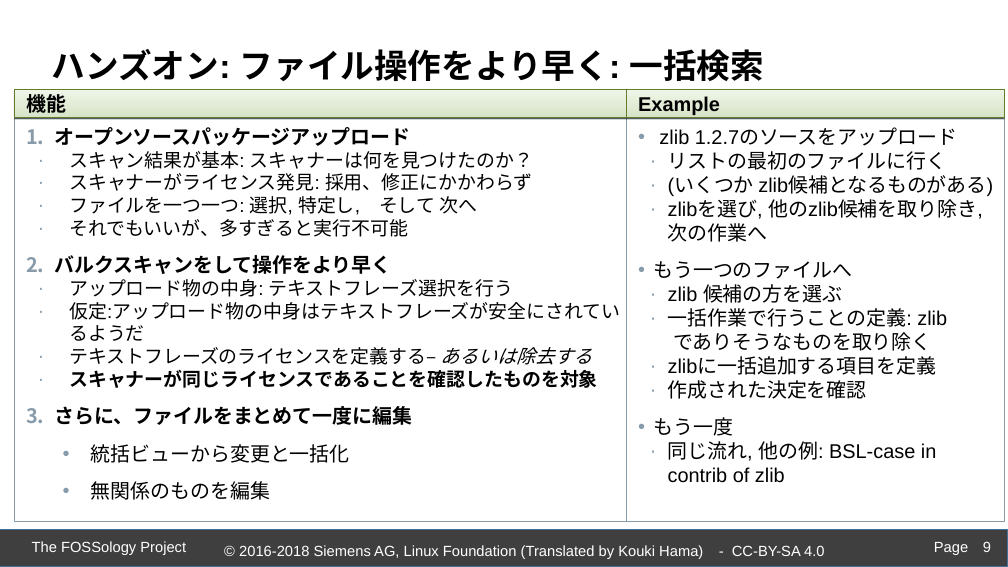
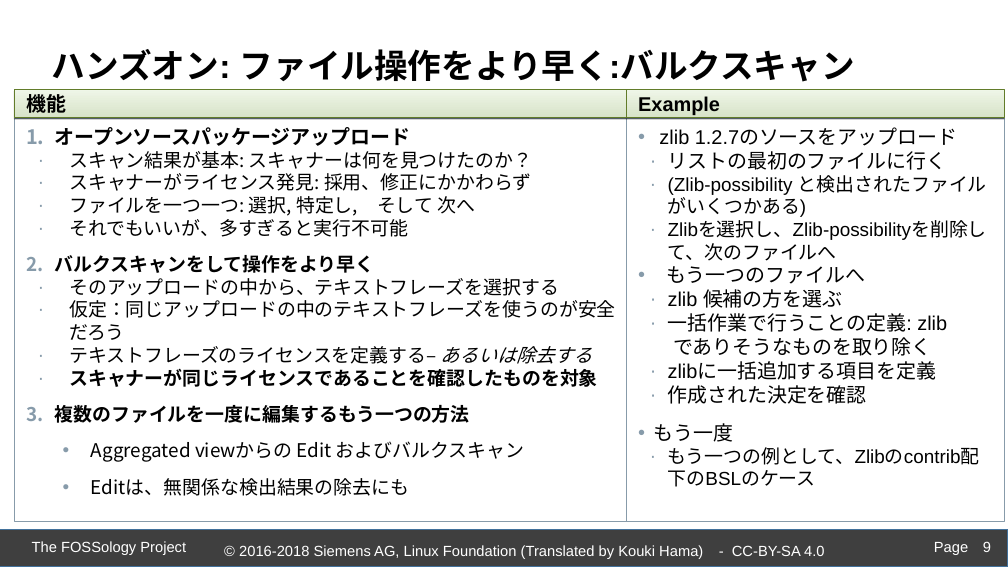
Before and after one commit to fossology/FOSSologySlides, a slide deck: slide 9 of Module-D-JPN-Acceleration-Features.pptx. Drawn at 1008x567 pixels with LibreOffice and Linux fonts; fonts in the diff are those of the drawing; background and template pictures are left out. Boxes give left, top, right and bottom in pixels: in the first picture for what was removed or moved away, otherwise in the second. Text is boxed around its words. In the diff, an @@ line names an element or a change of style, - is before the commit and + after.

```diff
--- a/Module-D-JPN-Acceleration-Features.pptx
+++ b/Module-D-JPN-Acceleration-Features.pptx
@@ text at [52,49,855,82]: text changed @@
-ハンズオン: ファイル操作をより早く: 一括検索
+ハンズオン: ファイル操作をより早く:バルクスキャン
@@ text in rectangle at [55,127,598,387]: font Arial to Noto Sans CJK JP in "オープンソースパッケージアップロード", "スキャン結果が基本: スキャナーは何を見つけたのか？", "スキャナーがライセンス発見: 採用、修正にかかわらず", "ファイルを一つ一つ: 選択, 特定し, そして 次へ" and 4 more places; size 19 to 18 pt in "バルクスキャンをして操作をより早く" @@
@@ text in rectangle at [668,175,987,261]: text changed; size 19 to 18 pt @@
-    ∙ (いくつか zlib候補となるものがある)
-    ∙ zlibを選び, 他のzlib候補を取り除き, 次の作業へ
+    ∙ (Zlib-possibility と検出されたファイルがいくつかある)
+    ∙ Zlibを選択し、Zlib-possibilityを削除して、次のファイルへ
@@ text in rectangle at [667,266,865,284]: list level 2 to 1 in "もう一つのファイルへ" @@
@@ text in rectangle at [69,278,616,340]: text changed; font Arial to Noto Sans CJK JP @@
-    ∙ アップロード物の中身: テキストフレーズ選択を行う
-    ∙ 仮定:アップロード物の中身はテキストフレーズが安全にされているようだ
+    ∙ そのアップロードの中から、テキストフレーズを選択する
+    ∙ 仮定：同じアップロードの中のテキストフレーズを使うのが安全だろう
@@ text in rectangle at [55,405,524,496]: text changed; size 19 to 18 pt; font Arial to Noto Sans CJK JP @@
-  3. さらに、ファイルをまとめて一度に編集
-    • 統括ビューから変更と一括化
-    • 無関係のものを編集
+  3. 複数のファイルを一度に編集するもう一つの方法
+    • Aggregated viewからの Edit およびバルクスキャン
+    • Editは、無関係な検出結果の除去にも
@@ text in rectangle at [668,447,980,465]: text changed; size 19 to 18 pt @@
-    ∙ 同じ流れ, 他の例: BSL-case in contrib of zlib
+    ∙ もう一つの例として、Zlibのcontrib配下のBSLのケース
```
Also in this commit, not shown: 8 other slides changed, 1 other file.
